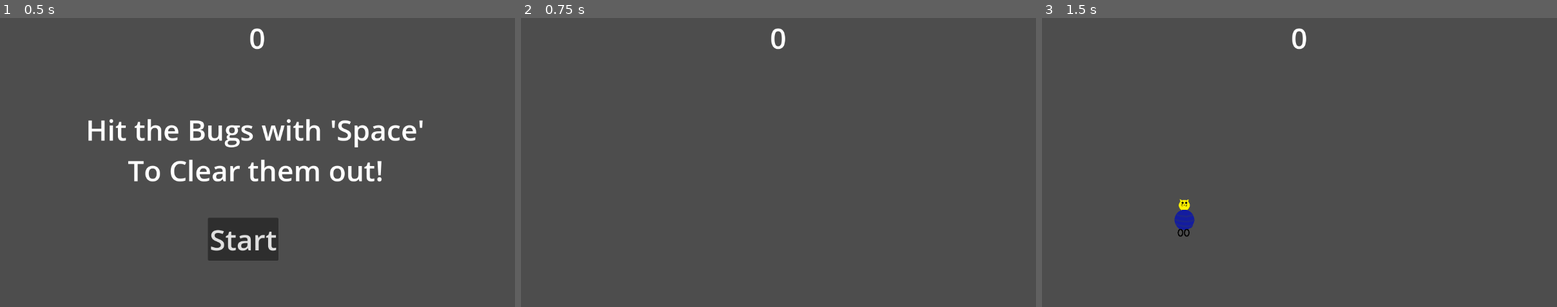
Above: before the commit, frames 1-3 (left to right).
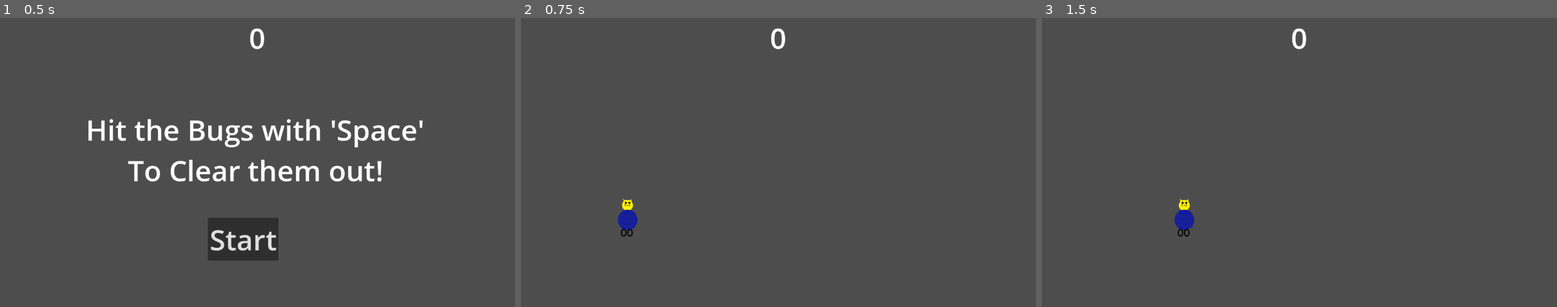
Above: after the commit, the same moments.

Repository: Josh40AU/SpaceCatParty
Game: Godot game, scene res://bug_squasher.tscn
Same seed, same stepped clock (60 frames per second), same inputs: the game is played once before the commit and once after it.
Inputs:
- Up to frame 1 (0.5 s): no input
- Up to frame 2 (0.75 s): click "Start" at 0.5 s
- Up to frame 3 (1.5 s): tap Enter at 1.25 s; hold D (move_right) from 1.28 s (still down); tap Space (player_action) at 1.35 s

Frame 1 is identical in both runs. In frame 2, 0.3% of the frame differs, in the area x 18-23%, y 62-76%; in frame 3, nothing differs.

Commit message:
quick bug where player wouldn't show

Diff:
--- a/player.gd
+++ b/player.gd
@@ -9,10 +9,10 @@
 # Called when the node enters the scene tree for the first time.
 func _ready():
 	screen_size = get_viewport_rect().size
-	hide()
 
 func start(pos):
 	position = pos
+	$AnimatedSprite2D.animation = "walk"
 	show()
 	$CollisionShape2D.disabled = false
 
